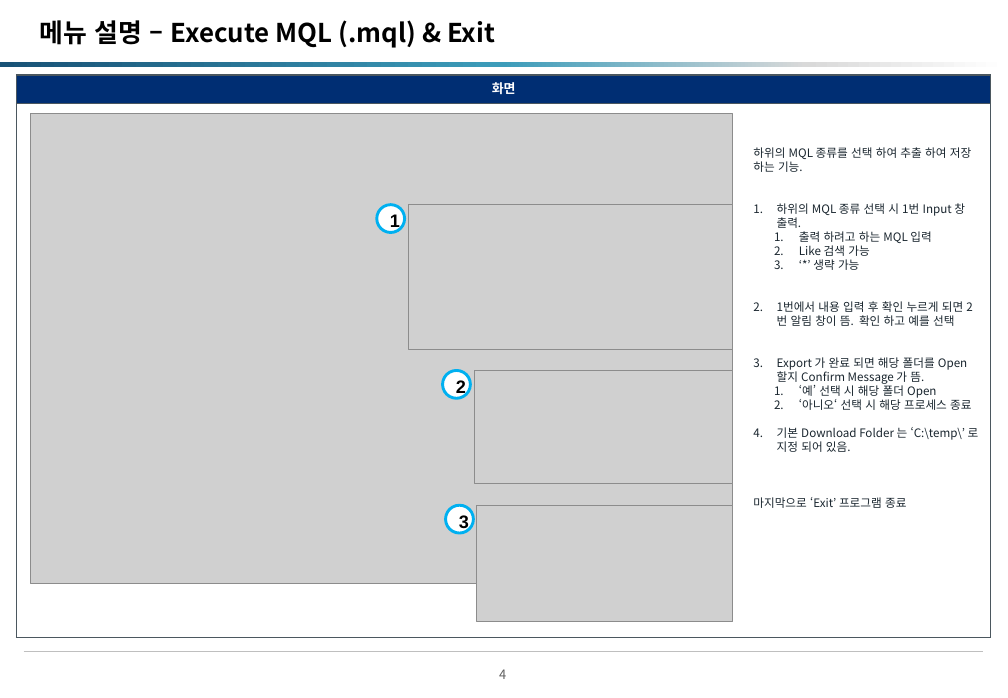
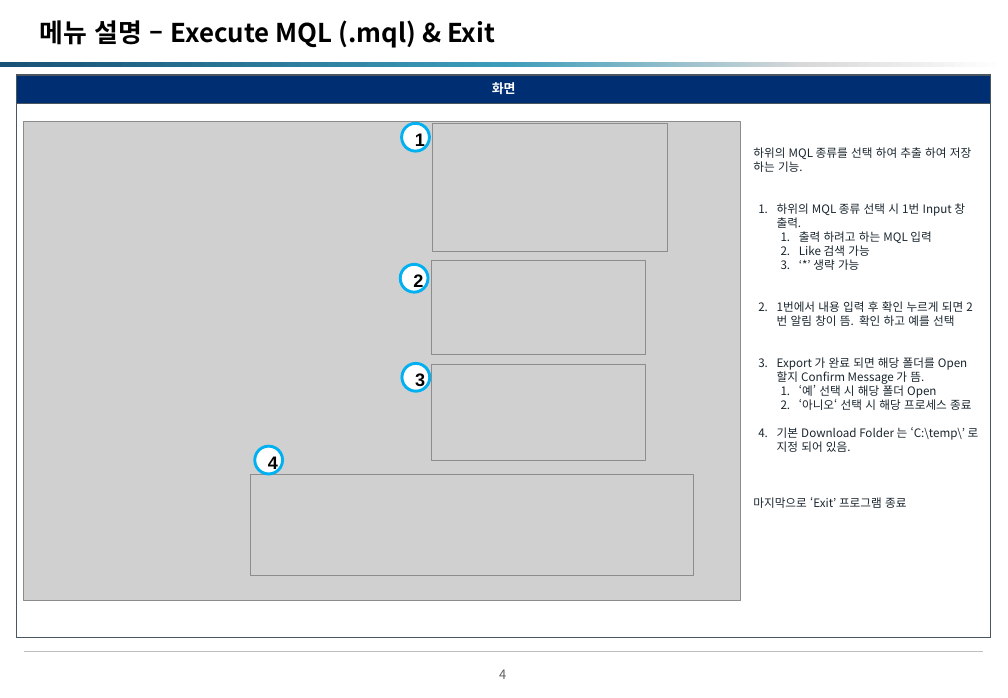
Before and after one commit to okskblug/sols, a slide deck: slide 5 of 2. MQL Viewer - README.pptx. Drawn at 1008x698 pixels with LibreOffice and Linux fonts; fonts in the diff are those of the drawing; grey boxes stand for pictures; background and template pictures are left out. Boxes give left, top, right and bottom in pixels: in the first picture for what was removed or moved away, otherwise in the second. Text is boxed around its words. In the diff, an @@ line names an element or a change of style, - is before the commit and + after.

```diff
--- a/2. MQL Viewer - README.pptx
+++ b/2. MQL Viewer - README.pptx
@@ picture: place and size @@
-picture at box(31, 114, 733, 584)
+picture at box(23, 122, 741, 601)
@@ ellipse "1": place and size @@
-ellipse "1" at box(377, 205, 405, 233)
+ellipse "1" at box(402, 124, 430, 152)
@@ picture added at box(433, 124, 667, 252) @@
@@ picture removed at box(409, 205, 733, 349) @@
@@ text at box(777, 203, 979, 452): indent changed @@
@@ ellipse "2": place and size @@
-ellipse "2" at box(443, 370, 471, 398)
+ellipse "2" at box(400, 264, 428, 292)
@@ picture added at box(432, 261, 646, 354) @@
@@ ellipse "3": place and size @@
-ellipse "3" at box(446, 505, 474, 533)
+ellipse "3" at box(402, 363, 430, 391)
@@ picture added at box(432, 364, 646, 460) @@
@@ picture removed at box(474, 370, 732, 484) @@
@@ ellipse added at box(255, 446, 283, 474), fill #FFFFFF, outline #00B0F0 2.25 pt, 14 pt, text #000000, bold @@
+4
@@ picture added at box(250, 475, 693, 575) @@
@@ picture removed at box(477, 505, 733, 622) @@
```
Also in this commit, not shown: 7 other slides changed, 1 other file.
